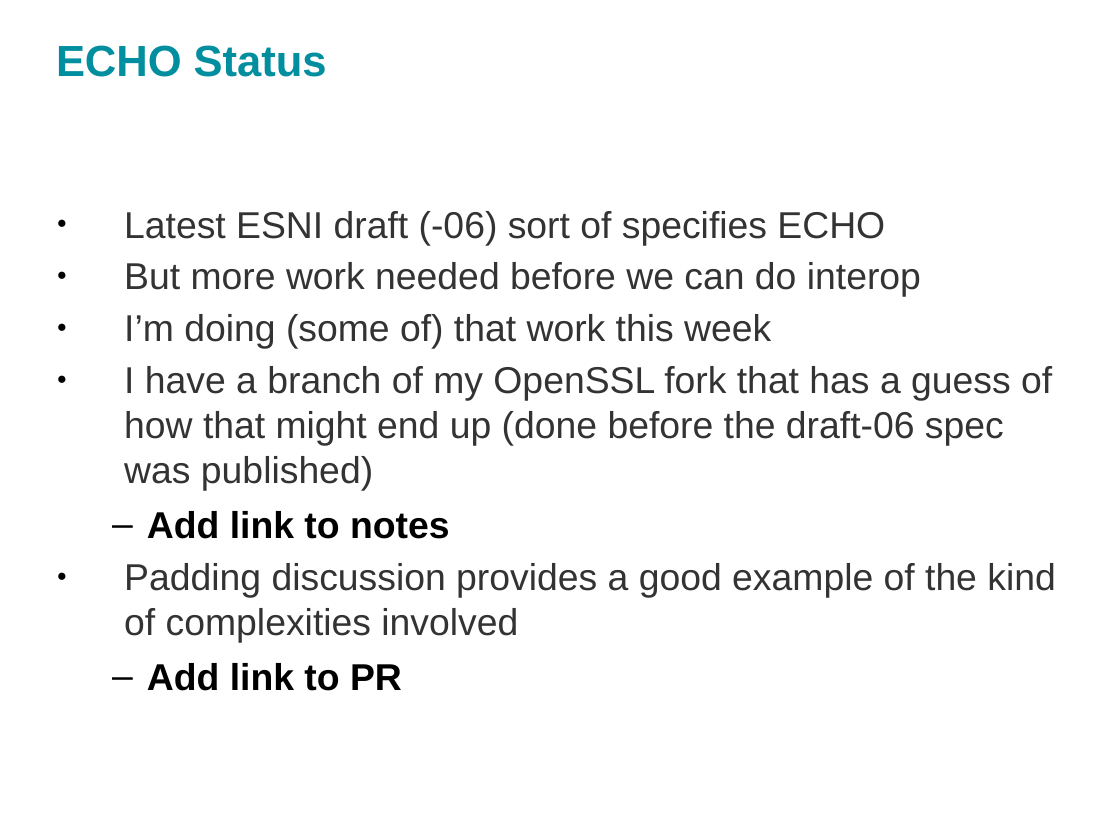
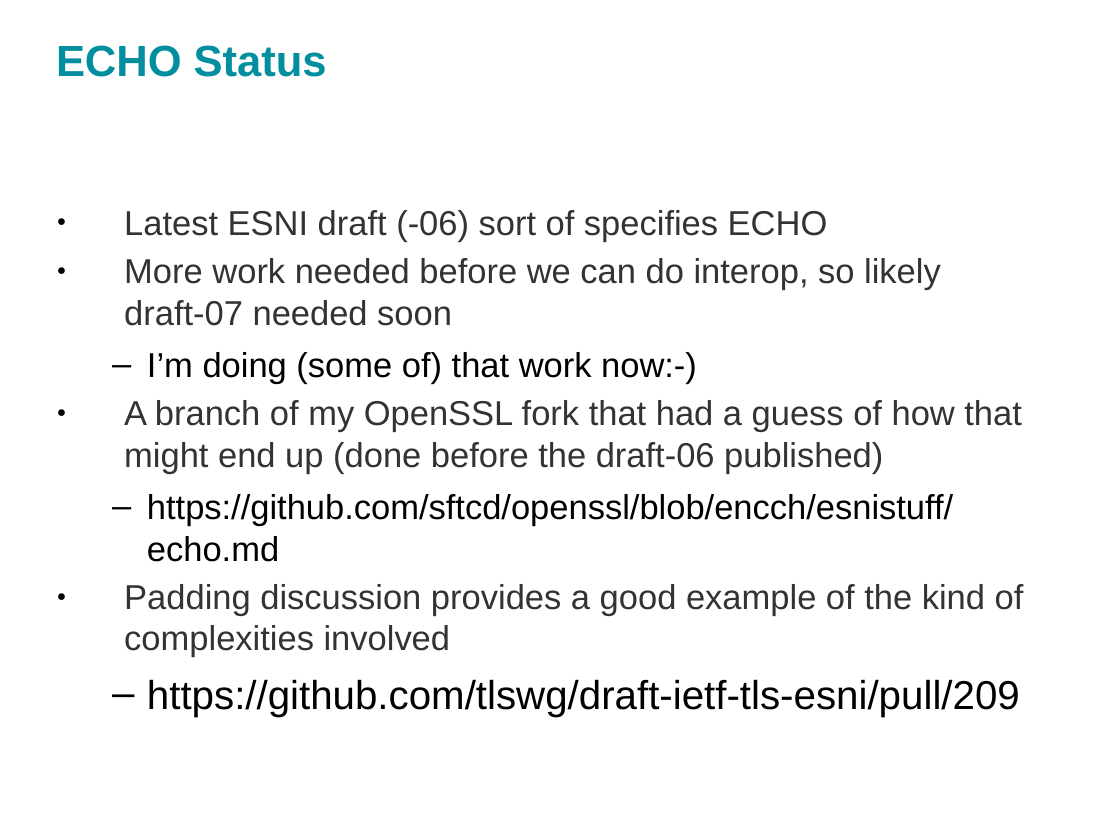
Before and after one commit to sftcd/cs7053, a slide deck: slide 26 of 2016lectures/13-echo.odp (slide 27 before the commit). Drawn at 1120x840 pixels with LibreOffice and Linux fonts; fonts in the diff are those of the drawing. Boxes give left, top, right and bottom in pixels: in the first picture for what was removed or moved away, otherwise in the second. Text is boxed around its words. In the diff, an @@ line names an element or a change of style, - is before the commit and + after.

```diff
--- a/2016lectures/13-echo.odp
+++ b/2016lectures/13-echo.odp
@@ text at bbox=[124, 210, 1024, 657]: size 24 to 22.2 pt in "Latest ESNI draft (-06) sort of specifies ...", "Padding discussion provides a good example of ..." @@
@@ text at bbox=[124, 258, 1021, 562]: text changed; size 24 to 22.2 pt @@
-● But more work needed before we can do interop
-● I’m doing (some of) that work this week
-● I have a branch of my OpenSSL fork that has a guess of how that might end up (done before the draft-06 spec was published)
-  – Add link to notes
+● More work needed before we can do interop, so likely draft-07 needed soon
+  – I’m doing (some of) that work now:-)
+● A branch of my OpenSSL fork that had a guess of how that might end up (done before the draft-06 published)
+  – https://github.com/sftcd/openssl/blob/encch/esnistuff/echo.md
@@ text at bbox=[147, 679, 1020, 717]: text changed; size 24 to 25.9 pt; bold off @@
-  – Add link to PR
+  – https://github.com/tlswg/draft-ietf-tls-esni/pull/209
```
Also in this commit, not shown: 11 other slides changed, 1 slide removed, 2 other files.
